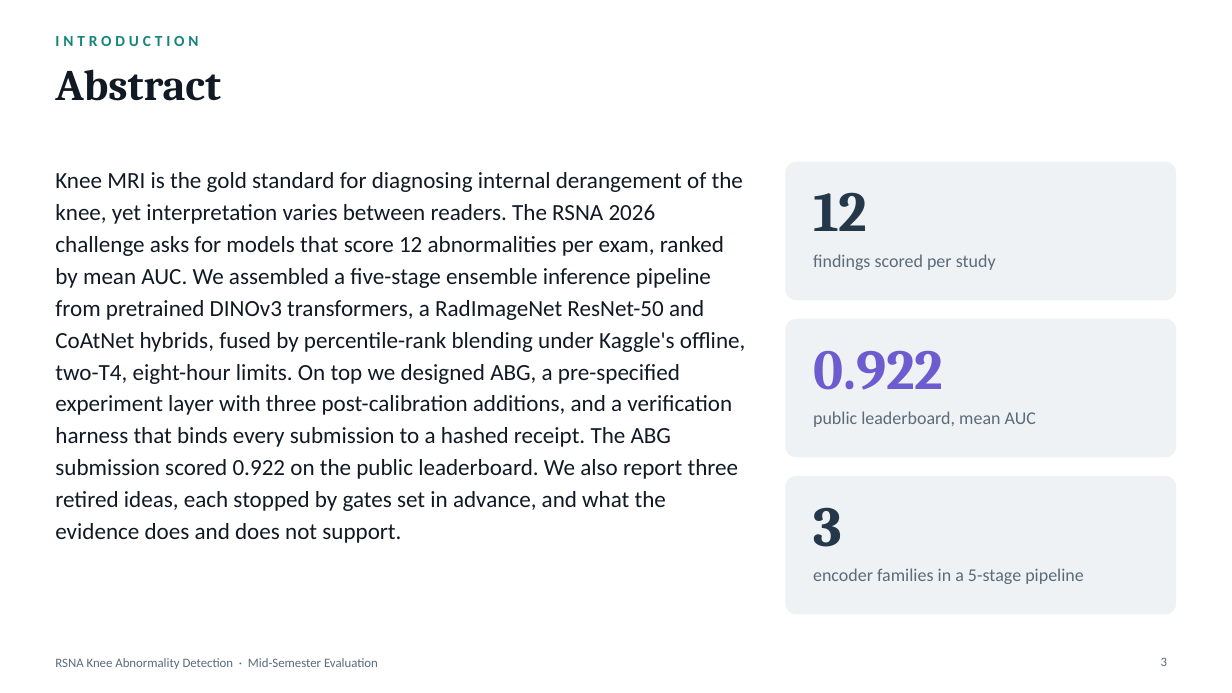
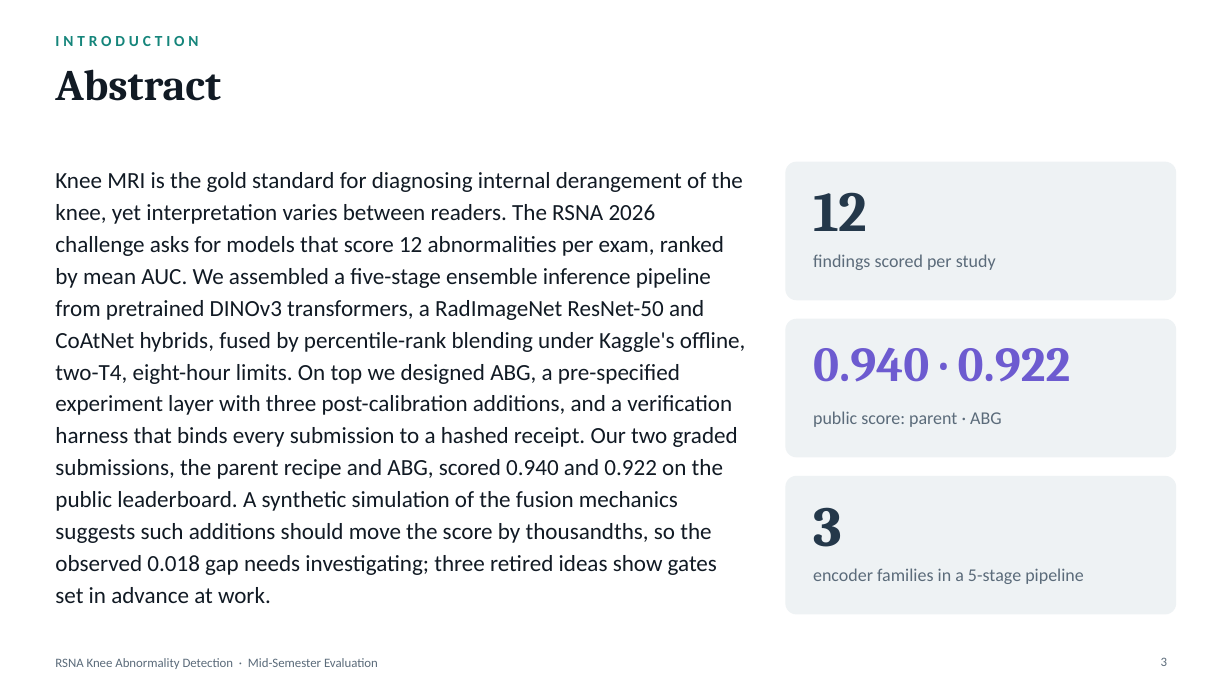
Before and after one commit to abhijitkar10/Sarth, a slide deck: slide 3 of RSNA_Knee_MRI_MidSem_Deck.pptx. Drawn at 1232x693 pixels with LibreOffice and Linux fonts; fonts in the diff are those of the drawing. Boxes give left, top, right and bottom in pixels: in the first picture for what was removed or moved away, otherwise in the second. Text is boxed around its words. In the diff, an @@ line names an element or a change of style, - is before the commit and + after.

```diff
--- a/RSNA_Knee_MRI_MidSem_Deck.pptx
+++ b/RSNA_Knee_MRI_MidSem_Deck.pptx
@@ text at [55, 172, 745, 603]: text changed @@
-Knee MRI is the gold standard for diagnosing internal derangement of the knee, yet interpretation varies between readers. The RSNA 2026 challenge asks for models that score 12 abnormalities per exam, ranked by mean AUC. We assembled a five-stage ensemble inference pipeline from pretrained DINOv3 transformers, a RadImageNet ResNet-50 and CoAtNet hybrids, fused by percentile-rank blending under Kaggle's offline, two-T4, eight-hour limits. On top we designed ABG, a pre-specified experiment layer with three post-calibration additions, and a verification harness that binds every submission to a hashed receipt. The ABG submission scored 0.922 on the public leaderboard. We also report three retired ideas, each stopped by gates set in advance, and what the evidence does and does not support.
+Knee MRI is the gold standard for diagnosing internal derangement of the knee, yet interpretation varies between readers. The RSNA 2026 challenge asks for models that score 12 abnormalities per exam, ranked by mean AUC. We assembled a five-stage ensemble inference pipeline from pretrained DINOv3 transformers, a RadImageNet ResNet-50 and CoAtNet hybrids, fused by percentile-rank blending under Kaggle's offline, two-T4, eight-hour limits. On top we designed ABG, a pre-specified experiment layer with three post-calibration additions, and a verification harness that binds every submission to a hashed receipt. Our two graded submissions, the parent recipe and ABG, scored 0.940 and 0.922 on the public leaderboard. A synthetic simulation of the fusion mechanics suggests such additions should move the score by thousandths, so the observed 0.018 gap needs investigating; three retired ideas show gates set in advance at work.
@@ text at [813, 348, 1071, 382]: text changed; size 44 to 38 pt @@
-0.922
+0.940 · 0.922
@@ text at [813, 411, 1002, 427]: text changed @@
-public leaderboard, mean AUC
+public score: parent · ABG
```
Also in this commit, not shown: 9 other slides changed, 2 slides added, 3 other files.
